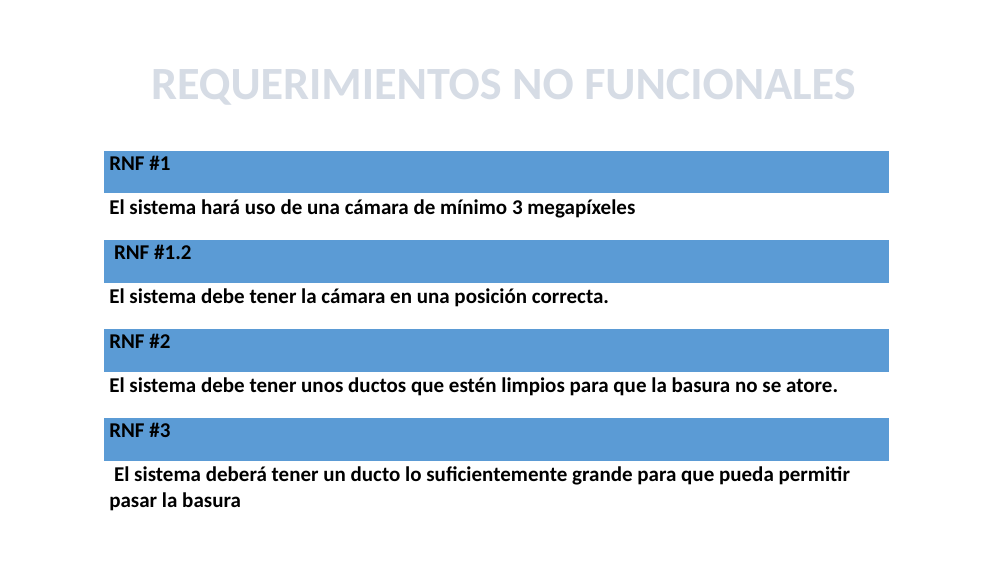
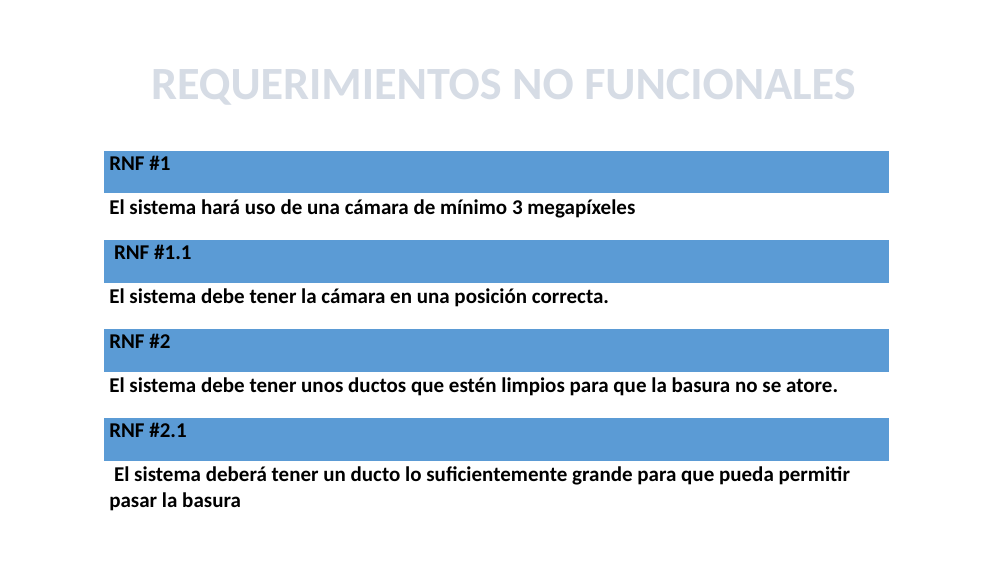
Before and after one commit to Kathar6/A.R.I, a slide deck: slide 8 of Documentos/RECICLAJE INTELIGENTE.pptx. Drawn at 1008x567 pixels with LibreOffice and Linux fonts; fonts in the diff are those of the drawing; background and template pictures are left out. Boxes give left, top, right and bottom in pixels: in the first picture for what was removed or moved away, otherwise in the second. Text is boxed around its words. In the diff, an @@ line names an element or a change of style, - is before the commit and + after.

Commit message:
Presentación con requerimientos actualizados

```diff
--- a/Documentos/RECICLAJE INTELIGENTE.pptx
+++ b/Documentos/RECICLAJE INTELIGENTE.pptx
@@ table at bbox=[104, 150, 890, 551] @@
-row 3, column 1: RNF #1.2
+row 3, column 1: RNF #1.1
-row 7, column 1: RNF #3
+row 7, column 1: RNF #2.1
```
Also in this commit, not shown: 1 other slide changed, 1 slide added.
